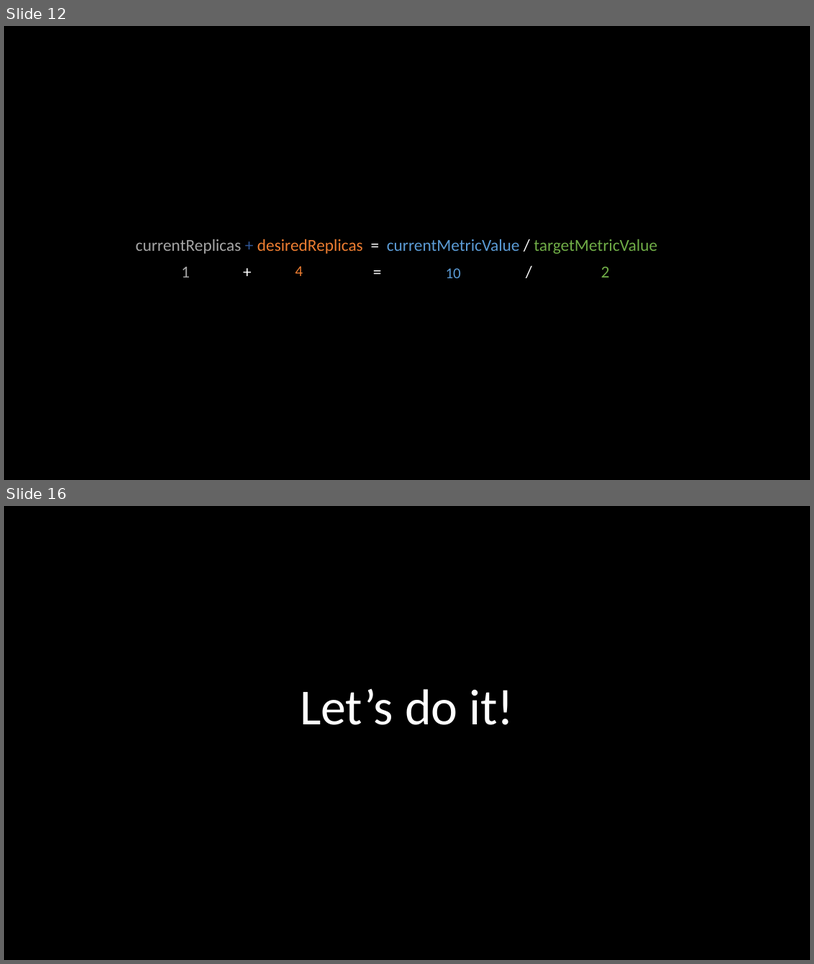
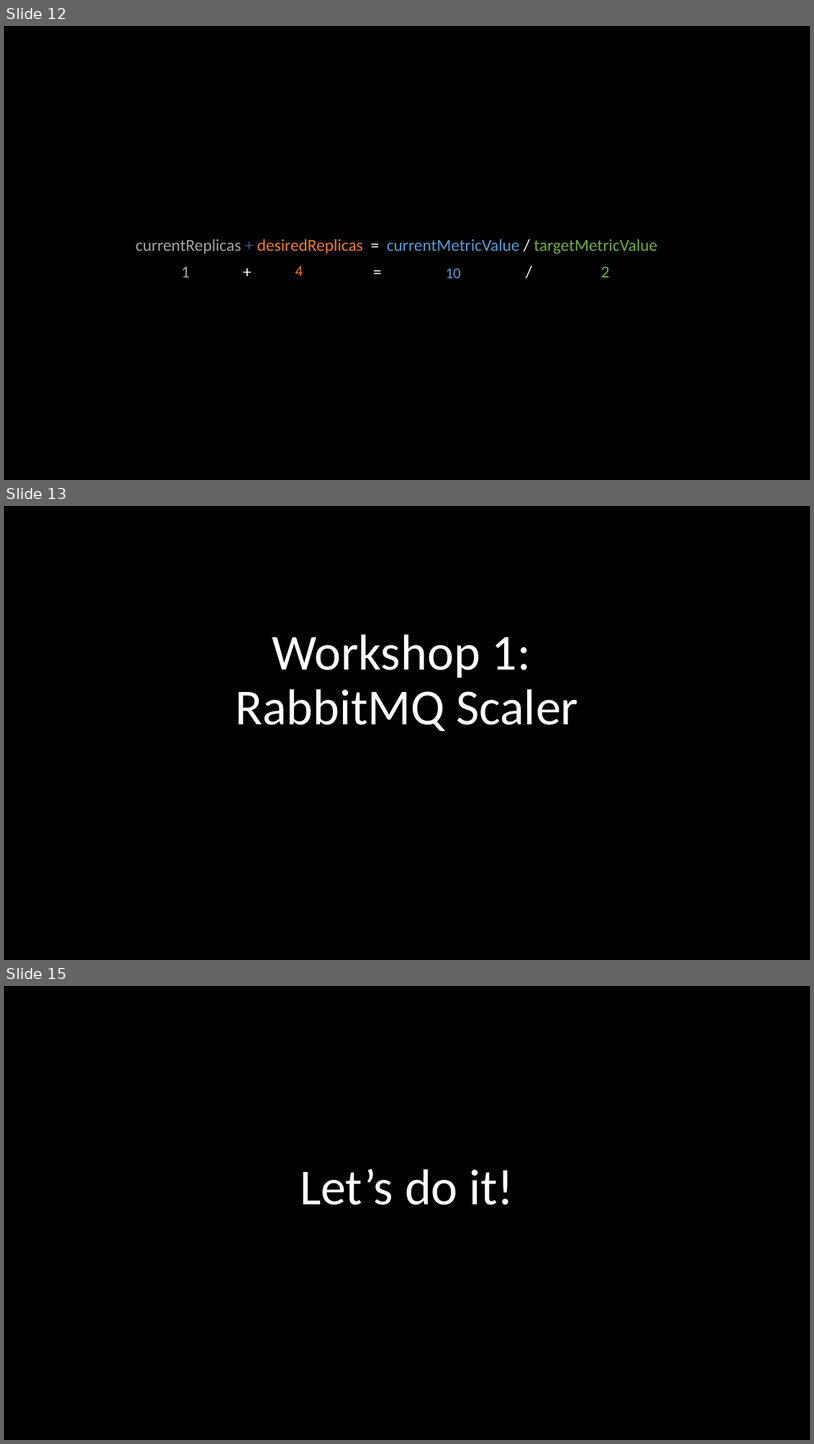
Before and after one commit to eashi/keda-workshop, a slide deck: preso.pptx. Shown one above the other, each under a label of ours: slides 12 and 16 before the commit, slides 12, 13 and 15 after it; the slides between them are not shown. The pictures are 814x964 and 814x1444 pixels, drawn with LibreOffice and Linux fonts; fonts in the diff are those of the drawing. Boxes give left, top, right and bottom in pixels: in the first picture for what was removed or moved away, otherwise in the second. Text is boxed around its words. In the diff, an @@ line names an element or a change of style, - is before the commit and + after.

Commit message:
Tailor for including RabbitMQ sample

```diff
--- a/preso.pptx
+++ b/preso.pptx
@@ slide 13 added at <box>4,506,810,960</box>, background #000000 @@
@@ title added at <box>235,634,579,731</box>, 60 pt, text #FFFFFF @@
+Workshop 1:
+RabbitMQ Scaler
@@ what was slide 16 is now slide 15 @@
```
Also in this commit, not shown: 3 slides changed, 4 other slides added.
